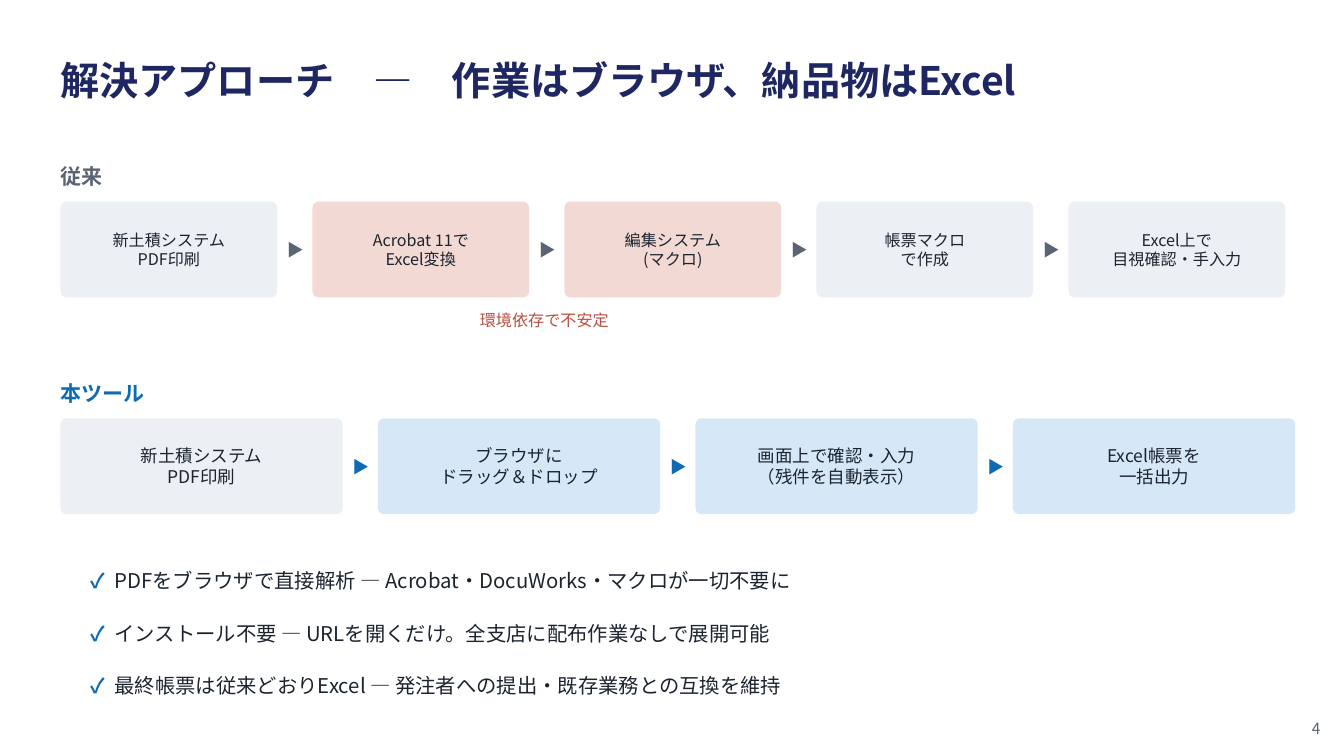
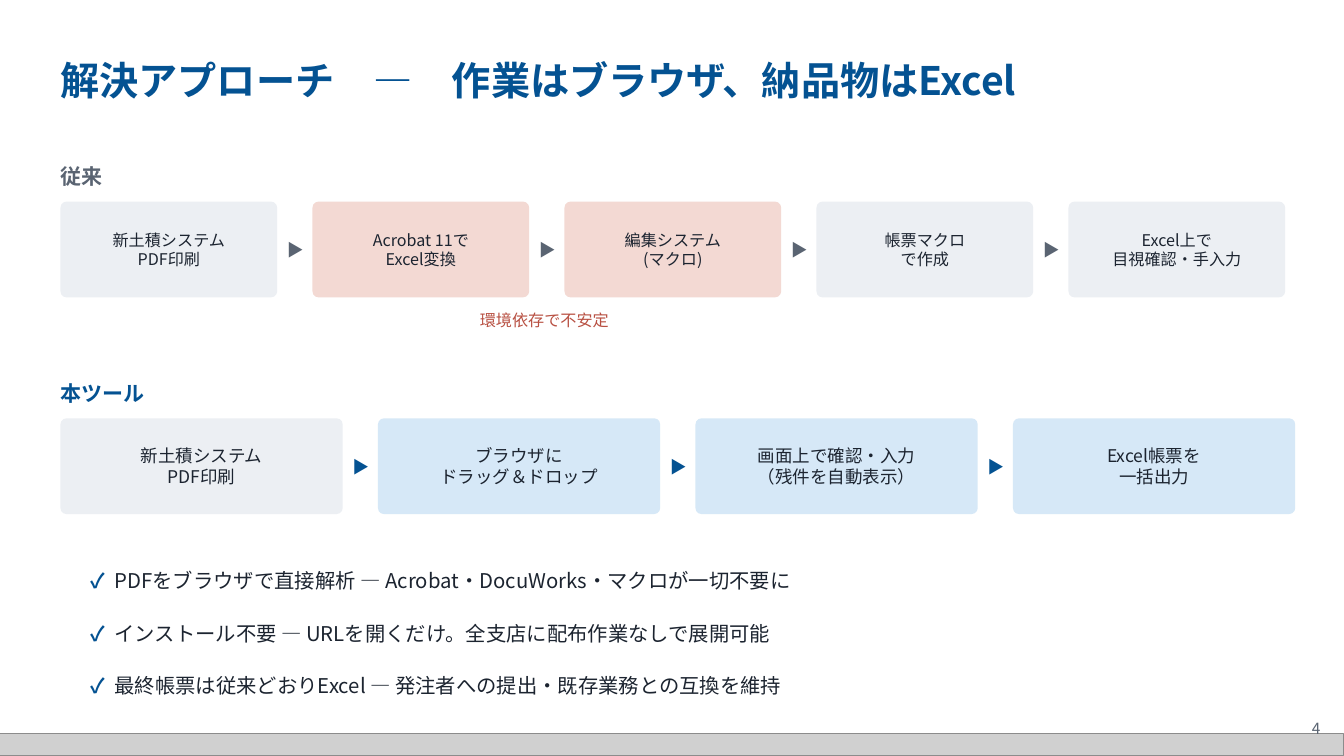
Before and after one commit to caica-inc/takashima-yuto-site, a slide deck: slide 4 of sekisan/docs/KCM積算ツール_ご説明資料.pptx. Drawn at 1344x756 pixels with LibreOffice and Linux fonts; fonts in the diff are those of the drawing; grey boxes stand for pictures. Boxes give left, top, right and bottom in pixels: in the first picture for what was removed or moved away, otherwise in the second. Text is boxed around its words. In the diff, an @@ line names an element or a change of style, - is before the commit and + after.

```diff
--- a/sekisan/docs/KCM積算ツール_ご説明資料.pptx
+++ b/sekisan/docs/KCM積算ツール_ご説明資料.pptx
@@ text "解決アプローチ ― 作業はブラウザ、納品物はExcel" at (x1=60, y1=61, x2=1016, y2=99): text colour #1E2761 to #045292 @@
@@ text colour #0F6AB4 to #045292 in 4 elements at (x1=60, y1=383, x2=144, y2=403), (x1=344, y1=447, x2=378, y2=487), (x1=661, y1=447, x2=696, y2=487), (x1=979, y1=447, x2=1013, y2=487) @@
@@ text colour #0F6AB4 to #045292 in "✓" in 3 elements at (x1=115, y1=570, x2=790, y2=590), (x1=115, y1=624, x2=770, y2=643), (x1=115, y1=676, x2=781, y2=695) @@
@@ picture added at (x1=0, y1=734, x2=1344, y2=756) @@
```
Also in this commit, not shown: 7 other slides changed, 5 other files.
